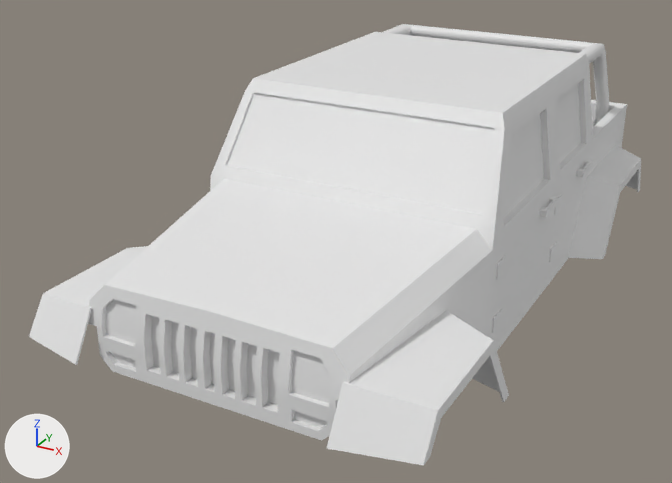
The OBJ model DrivingPhysicsLWJGL31/res/models/Car_Offroad.obj, before and after one commit.
The view is the same before and after, from a 50 mm camera at (2.2, -4.86, 2.62) aimed at (-0.29, -0.34, 0.36). The axes (+X, +Y, +Z) are drawn at lower left. The lights are the same throughout. Where no turn or scale is listed for an object, it has been applied to the vertices. Vertices at the same position are counted once.

The older version as bpy lines, for what is in view:
```python
me_cube = bpy.data.meshes.new('Cube')
me_cube.from_pydata(...)  # 285 vertices, 556 faces; spans x -0.85..0.85, y -2.04..2.02, z 0.0..1.34
me_cube_001 = bpy.data.meshes.new('Cube.001')
me_cube_001.from_pydata(...)  # 96 vertices, 176 faces; spans x -1.05..1.05, y -2.17..1.93, z 0.07..0.59
me_cube_003_cube_005 = bpy.data.meshes.new('Cube.003_Cube.005')
me_cube_003_cube_005.from_pydata(...)  # 176 vertices, 292 faces; spans x -0.89..0.89, y -0.73..2.04, z 0.24..0.69
me_cube_005_cube_007 = bpy.data.meshes.new('Cube.005_Cube.007')
me_cube_005_cube_007.from_pydata(...)  # 256 vertices, 460 faces; spans x -0.639..0.639, y -2.036..-1.96, z 0.281..0.701
me_cylinder = bpy.data.meshes.new('Cylinder')
me_cylinder.from_pydata(...)  # 66 vertices, 128 faces; spans x -0.75..0.75, y 0.96..1.9, z 0.51..1.33
ob_cube = bpy.data.objects.new('Cube', me_cube)
ob_cube.location = (0.0, 0.0, 0.0)
ob_cube_001 = bpy.data.objects.new('Cube.001', me_cube_001)
ob_cube_001.location = (0.0, 0.0, 0.0)
ob_cube_003_cube_005 = bpy.data.objects.new('Cube.003_Cube.005', me_cube_003_cube_005)
ob_cube_003_cube_005.location = (0.0, 0.0, 0.0)
ob_cube_005_cube_007 = bpy.data.objects.new('Cube.005_Cube.007', me_cube_005_cube_007)
ob_cube_005_cube_007.location = (0.0, 0.0, 0.0)
ob_cylinder = bpy.data.objects.new('Cylinder', me_cylinder)
ob_cylinder.location = (0.0, 0.0, 0.0)
```
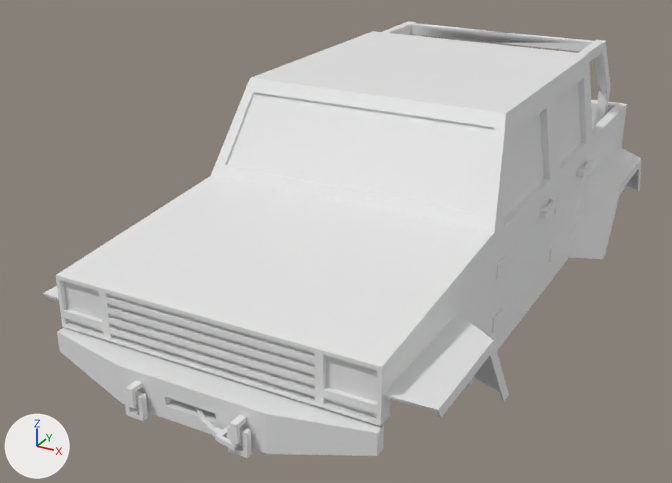
Patch to the scene script:
```diff
--- a/DrivingPhysicsLWJGL31/res/models/Car_Offroad.obj.py
+++ b/DrivingPhysicsLWJGL31/res/models/Car_Offroad.obj.py
@@ me_cube @@
 # used by ob_cube; location = (0.0, 0.0, 0.0)
-me_cube.from_pydata(...)  # 285 vertices, 556 faces; spans x -0.85..0.85, y -2.04..2.02, z 0.0..1.34
+me_cube.from_pydata(...)  # 279 vertices, 546 faces; spans x -0.85..0.85, y -2.05..2.02, z 0.0..1.34
+# me_cube part 1: 14 vertices moved from x -0.82..0.82, y -1.12..1.05, z 0.0..1.34 to x -0.85..0.85, y -1.05..1.05, z 0.0..1.34; 49 vertices removed from x -0.85..0.85, y -2.04..1.05, z 0.0..1.27; 43 vertices added at x -0.85..0.85, y -2.05..1.05, z 0.0..1.28
@@ me_cube_001 @@
 # used by ob_cube_001; location = (0.0, 0.0, 0.0)
-me_cube_001.from_pydata(...)  # 96 vertices, 176 faces; spans x -1.05..1.05, y -2.17..1.93, z 0.07..0.59
+me_cube_001.from_pydata(...)  # 84 vertices, 152 faces; spans x -1.05..1.05, y -2.03..1.93, z 0.07..0.59
+# me_cube_001 part 2: 2 vertices moved from x 0.81, y -0.94..-0.93, z 0.07..0.08 to x 0.84..0.85, y -0.94..-0.93, z 0.07..0.08; 10 vertices removed from x 0.67..1.05, y -2.17..-1.25, z 0.35..0.59; 4 vertices added at x 0.84..0.85, y -2.03..-1.25, z 0.58..0.59
+# me_cube_001 part 3: 2 vertices moved from x -0.81, y -0.94..-0.93, z 0.07..0.08 to x -0.85..-0.84, y -0.94..-0.93, z 0.07..0.08; 10 vertices removed from x -1.05..-0.67, y -2.17..-1.25, z 0.35..0.59; 4 vertices added at x -0.85..-0.84, y -2.03..-1.25, z 0.58..0.59
@@ me_cylinder @@
 # used by ob_cylinder; location = (0.0, 0.0, 0.0)
-me_cylinder.from_pydata(...)  # 66 vertices, 128 faces; spans x -0.75..0.75, y 0.96..1.9, z 0.51..1.33
+me_cylinder.from_pydata(...)  # 48 vertices, 86 faces; spans x -0.74..0.74, y 0.96..1.9, z 0.51..1.33
+# me_cylinder part 4: 62 vertices removed from x -0.75..0.75, y 0.96..1.9, z 0.51..1.32; 44 vertices added at x -0.74..0.74, y 0.96..1.9, z 0.51..1.33
+# me_cylinder part 5: the surface is now shaded flat
@@ me_cube_007_cube_010 @@
+me_cube_007_cube_010.from_pydata(...)  # 42 vertices, 80 faces; spans x -0.036..0.277, y -2.251..-2.093, z 0.262..0.352
@@ me_cube_006_cube_008 @@
+me_cube_006_cube_008.from_pydata(...)  # 212 vertices, 352 faces; spans x -0.89..0.89, y -2.25..2.2, z 0.06..0.44
@@ me_cube_005_cube_011 @@
+me_cube_005_cube_011.from_pydata(...)  # 190 vertices, 352 faces; spans x -0.85..0.85, y -2.05..-2.02, z 0.45..0.73
@@ ob_cube_005_cube_007 @@
-ob_cube_005_cube_007 = bpy.data.objects.new('Cube.005_Cube.007', me_cube_005_cube_007)
-ob_cube_005_cube_007.location = (0.0, 0.0, 0.0)
@@ ob_cube_007_cube_010 @@
+ob_cube_007_cube_010 = bpy.data.objects.new('Cube.007_Cube.010', me_cube_007_cube_010)
+ob_cube_007_cube_010.location = (0.0, 0.0, 0.0)
@@ ob_cube_006_cube_008 @@
+ob_cube_006_cube_008 = bpy.data.objects.new('Cube.006_Cube.008', me_cube_006_cube_008)
+ob_cube_006_cube_008.location = (0.0, 0.0, 0.0)
@@ ob_cube_005_cube_011 @@
+ob_cube_005_cube_011 = bpy.data.objects.new('Cube.005_Cube.011', me_cube_005_cube_011)
+ob_cube_005_cube_011.location = (0.0, 0.0, 0.0)
```

Boxes (x1, y1, x2, y2) around the edits, measured in the pictures (672 x 483 px; the box of a moved part takes in the faces that stretch with it):
'Cube', reshaped
    before: (88, 32, 627, 408)
    after: (56, 31, 627, 425)
'Cube.001', reshaped (15% shorter)
    before: (29, 145, 641, 466)
    after: (43, 145, 641, 418)
'Cube.005_Cube.007', deleted
    before: (97, 292, 338, 441)
'Cube.005_Cube.011', added
    after: (56, 275, 382, 426)
'Cube.006_Cube.008', added
    after: (57, 187, 625, 458)
'Cylinder', reshaped
    before: (383, 24, 609, 127)
    after: (383, 21, 610, 125)
'Cube.007_Cube.010', added
    after: (196, 407, 242, 451)
part 1 of me_cube, moved or reshaped
    before: (88, 32, 592, 408)
    after: (56, 31, 593, 425)
part 2 of me_cube_001, moved or reshaped
    before: (327, 311, 499, 466)
    after: (383, 313, 499, 411)
part 3 of me_cube_001, moved or reshaped
    before: (29, 246, 148, 365)
    after: (43, 286, 59, 300)
part 4 of me_cylinder, moved or reshaped
    before: (383, 24, 609, 127)
    after: (383, 21, 610, 125)
